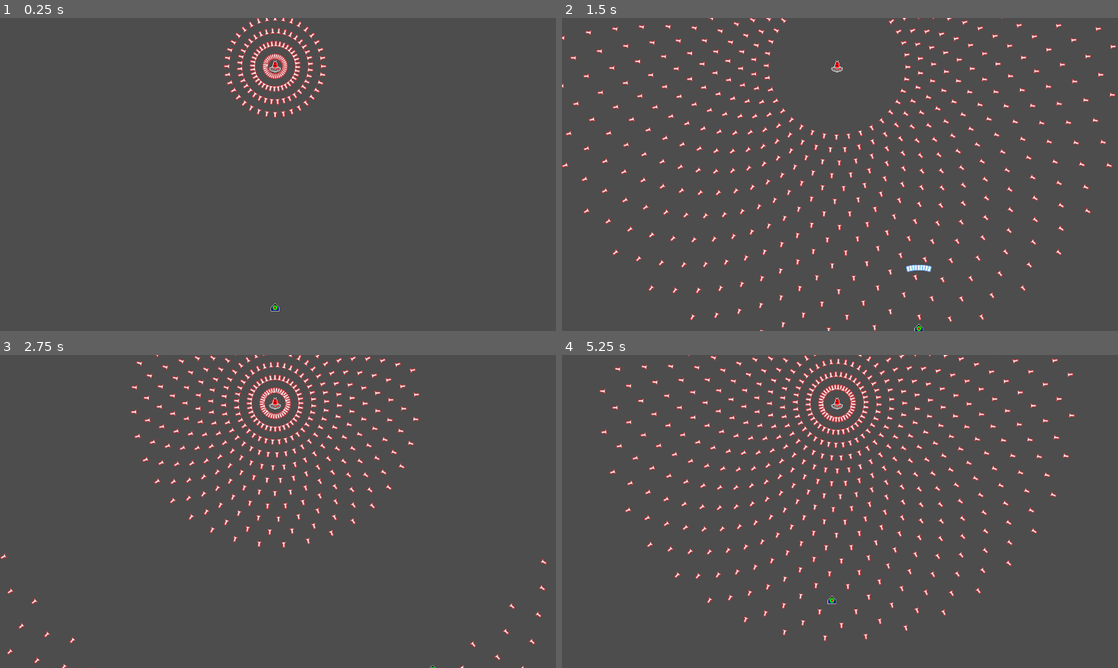
Above: before the commit, frames 1-4 (two rows, left to right).
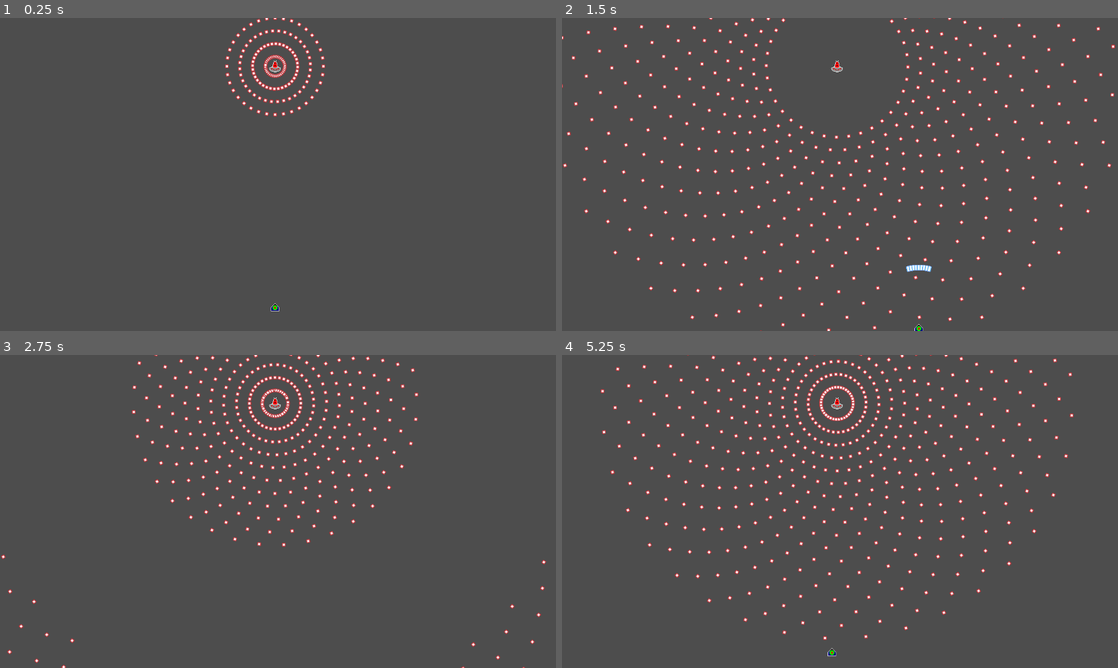
Above: after the commit, the same moments.

Repository: VSocks/bullet-hell-game
Game: Godot game, scene res://scenes/main.tscn
Same seed, same stepped clock (60 frames per second), same inputs: the game is played once before the commit and once after it.
Inputs:
- Up to frame 1 (0.25 s): no input
- Up to frame 2 (1.5 s): hold Right (move_right) 0.53-1.28 s; tap Shift (focus) at 0.6 s; hold Down (move_down) from 1.28 s (still down); tap Z (shoot) at 1.35 s
- Up to frame 3 (2.75 s): release Down (move_down) at 2.03 s; hold Right (move_right) from 2.03 s (still down); tap Shift (focus) at 2.1 s
- Up to frame 4 (5.25 s): release Right (move_right) at 2.78 s; hold Up (move_up) 2.78-3.53 s; tap Z (shoot) at 2.85, 4.35 s; hold Left (move_left) 3.53-5.03 s; tap Shift (focus) at 3.6, 5.1 s; hold Down (move_down) from 5.03 s (still down)

The runs differ from the first frame. In frame 1, 1.5% of the frame differs, in the area x 40-59%, y 0-32%; in frame 2, 4.9%; in frame 3, 4.0%; in frame 4, 5.7%, in the area x 6-93%, y 0-97%.

Commit message:
modificado tamanhos dos nodes visibleonscreennotifier2d das bullets inimigas

Diff:
--- a/scenes/enemy_bullet_diamond.tscn
+++ b/scenes/enemy_bullet_diamond.tscn
@@ -21,6 +21,8 @@
 shape = SubResource("RectangleShape2D_a27i0")
 
 [node name="VisibleOnScreenNotifier2D" type="VisibleOnScreenNotifier2D" parent="."]
+position = Vector2(2.38419e-07, 0)
+scale = Vector2(0.4, 0.6)
 
 [node name="BulletSound" type="AudioStreamPlayer" parent="."]
 stream = ExtResource("3_qdlig")
--- a/scenes/enemy_bullet_laser.tscn
+++ b/scenes/enemy_bullet_laser.tscn
@@ -17,6 +17,8 @@
 shape = SubResource("RectangleShape2D_3jcn6")
 
 [node name="VisibleOnScreenNotifier2D" type="VisibleOnScreenNotifier2D" parent="."]
+position = Vector2(2.38419e-07, 0)
+scale = Vector2(0.4, 0.6)
 
 [node name="BulletSound" type="AudioStreamPlayer" parent="."]
 stream = ExtResource("3_snnqv")
--- a/scenes/enemy_bullet_missile.tscn
+++ b/scenes/enemy_bullet_missile.tscn
@@ -18,6 +18,8 @@
 shape = SubResource("RectangleShape2D_6m53u")
 
 [node name="VisibleOnScreenNotifier2D" type="VisibleOnScreenNotifier2D" parent="."]
+position = Vector2(5.96046e-08, -1.19209e-07)
+scale = Vector2(0.5, 0.7)
 
 [node name="BulletSound" type="AudioStreamPlayer" parent="."]
 stream = ExtResource("3_icww1")
--- a/scenes/enemy_bullet_round.tscn
+++ b/scenes/enemy_bullet_round.tscn
@@ -18,6 +18,8 @@
 shape = SubResource("CircleShape2D_y25gk")
 
 [node name="VisibleOnScreenNotifier2D" type="VisibleOnScreenNotifier2D" parent="."]
+position = Vector2(2.38419e-07, 0)
+scale = Vector2(0.5, 0.5)
 
 [node name="BulletSound" type="AudioStreamPlayer" parent="."]
 stream = ExtResource("3_l5glv")
--- a/scenes/enemy_bullet_round_big.tscn
+++ b/scenes/enemy_bullet_round_big.tscn
@@ -17,6 +17,8 @@
 shape = SubResource("CircleShape2D_umx0o")
 
 [node name="VisibleOnScreenNotifier2D" type="VisibleOnScreenNotifier2D" parent="."]
+position = Vector2(4.17233e-07, 4.17233e-07)
+scale = Vector2(0.8, 0.8)
 
 [node name="BulletSound" type="AudioStreamPlayer" parent="."]
 stream = ExtResource("3_0xb3y")
--- a/scenes/enemy_bullet_square.tscn
+++ b/scenes/enemy_bullet_square.tscn
@@ -17,6 +17,8 @@
 shape = SubResource("RectangleShape2D_fk5jw")
 
 [node name="VisibleOnScreenNotifier2D" type="VisibleOnScreenNotifier2D" parent="."]
+position = Vector2(2.38419e-07, 2.38419e-07)
+scale = Vector2(0.4, 0.4)
 
 [node name="BulletSound" type="AudioStreamPlayer" parent="."]
 stream = ExtResource("3_e8qni")
--- a/scripts/bullet_pool.gd
+++ b/scripts/bullet_pool.gd
@@ -1,6 +1,6 @@
 extends Node
 
-var bullet_scene : PackedScene = preload("res://scenes/enemy_bullet_missile.tscn")
+var bullet_scene : PackedScene = preload("res://scenes/enemy_bullet_square.tscn")
 var pool_size : int = 0
 var available_bullets : Array = []
 var expansion : int = 0
@@ -13,7 +13,7 @@
 		bullet.process_mode = Node.PROCESS_MODE_DISABLED
 		add_child(bullet)
 		available_bullets.append(bullet)
-	print("Bullet pool initialized with ", pool_size, " bullets")
+	#print("Bullet pool initialized with ", pool_size, " bullets")
 
 
 func return_bullet(bullet: Area2D) -> void:
@@ -21,7 +21,7 @@
 	bullet.process_mode = Node.PROCESS_MODE_DISABLED
 	bullet.position = Vector2(-1000, -1000)  # Move off-screen
 	available_bullets.append(bullet)
-	print("Bullet returned to pool!")
+	#print("Bullet returned to pool!")
 
 
 func get_bullet() -> Area2D:
@@ -30,10 +30,10 @@
 		bullet = bullet_scene.instantiate()
 		add_child(bullet)
 		expansion += 1
-		print("New bullet created, bullet pool expanded to size ", pool_size + expansion)
+		#print("New bullet created, bullet pool expanded to size ", pool_size + expansion)
 	else:
 		bullet = available_bullets.pop_back()
-		print("Bullet pulled from pool!")
+		#print("Bullet pulled from pool!")
 	bullet.visible = true
 	bullet.process_mode = Node.PROCESS_MODE_INHERIT
 	bullet.play_sound()
